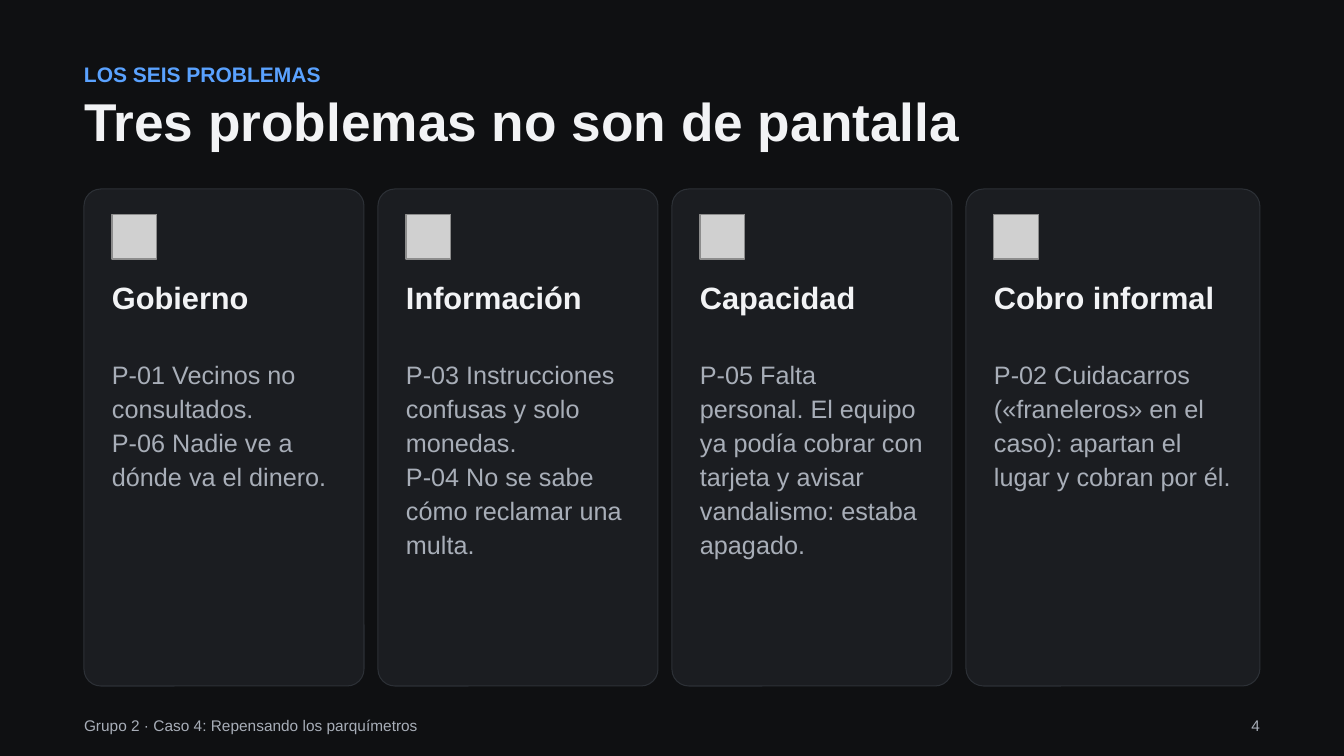
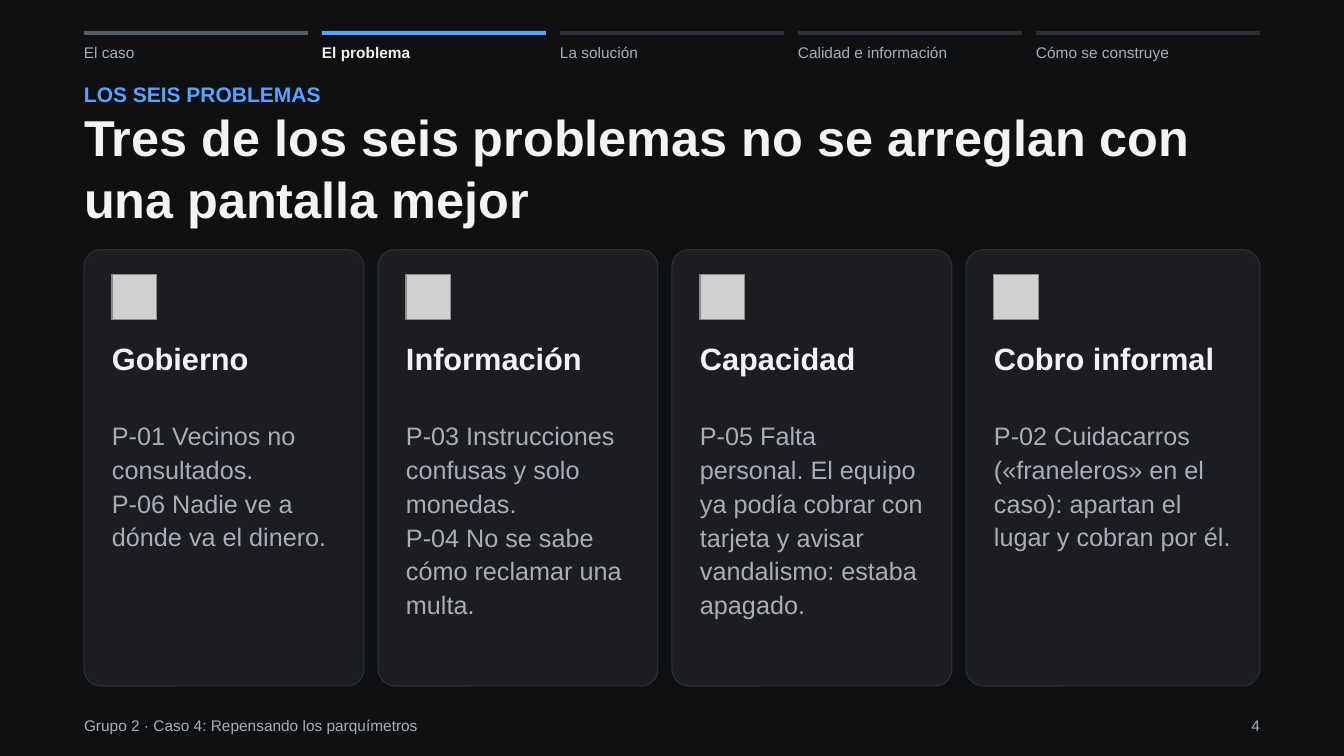
Before and after one commit to Santiago78op/MCP-AYD, a slide deck: slide 4 of boveda/08-Tareas/Grupo2_CasoParquimetros_Presentacion.pptx. Drawn at 1344x756 pixels with LibreOffice and Linux fonts; fonts in the diff are those of the drawing; grey boxes stand for pictures. Boxes give left, top, right and bottom in pixels: in the first picture for what was removed or moved away, otherwise in the second. Text is boxed around its words. In the diff, an @@ line names an element or a change of style, - is before the commit and + after.

```diff
--- a/boveda/08-Tareas/Grupo2_CasoParquimetros_Presentacion.pptx
+++ b/boveda/08-Tareas/Grupo2_CasoParquimetros_Presentacion.pptx
@@ rectangle added at box(84, 31, 308, 35), fill #555B66 @@
@@ text added at box(84, 47, 135, 58), 11 pt, text #A8AEB8 @@
+El caso
@@ rectangle added at box(322, 31, 545, 35), fill #5AA2FF @@
@@ text added at box(322, 47, 410, 61), 11 pt, text #F2F3F5, bold @@
+El problema
@@ text added at box(560, 46, 638, 58), 11 pt, text #A8AEB8 @@
+La solución
@@ rectangle added at box(561, 31, 784, 35), fill #2C3036 @@
@@ text added at box(798, 46, 947, 58), 11 pt, text #A8AEB8 @@
+Calidad e información
@@ rectangle added at box(799, 31, 1022, 35), fill #2C3036 @@
@@ rectangle added at box(1036, 31, 1260, 35), fill #2C3036 @@
@@ text added at box(1036, 46, 1169, 61), 11 pt, text #A8AEB8 @@
+Cómo se construye
@@ text "LOS SEIS PROBLEMAS": place and size @@
-text "LOS SEIS PROBLEMAS" at box(84, 67, 320, 83)
+text "LOS SEIS PROBLEMAS" at box(84, 87, 320, 103)
@@ text at box(84, 119, 1190, 228): text changed; size 38 to 36 pt @@
-Tres problemas no son de pantalla
+Tres de los seis problemas no se arreglan con una pantalla mejor
@@ rounded rectangle: place and size @@
-rounded rectangle at box(84, 190, 364, 687)
+rounded rectangle at box(84, 250, 364, 687)
@@ rounded rectangle: place and size @@
-rounded rectangle at box(378, 190, 658, 687)
+rounded rectangle at box(378, 250, 658, 687)
@@ rounded rectangle: place and size @@
-rounded rectangle at box(673, 190, 953, 687)
+rounded rectangle at box(673, 250, 953, 687)
@@ rounded rectangle: place and size @@
-rounded rectangle at box(966, 190, 1260, 687)
+rounded rectangle at box(966, 250, 1260, 687)
@@ 8 texts, 4 pictures: place and size @@
-8 texts, 4 pictures at box(112, 214, 1231, 559)
+8 texts, 4 pictures at box(112, 275, 1231, 619)
```
Also in this commit, not shown: 13 other slides changed, 22 other files.
